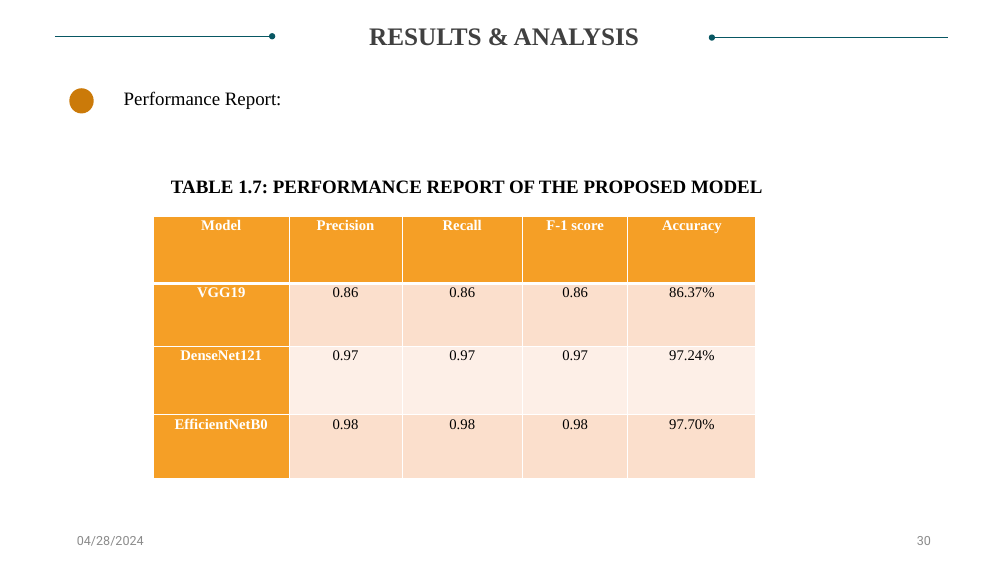
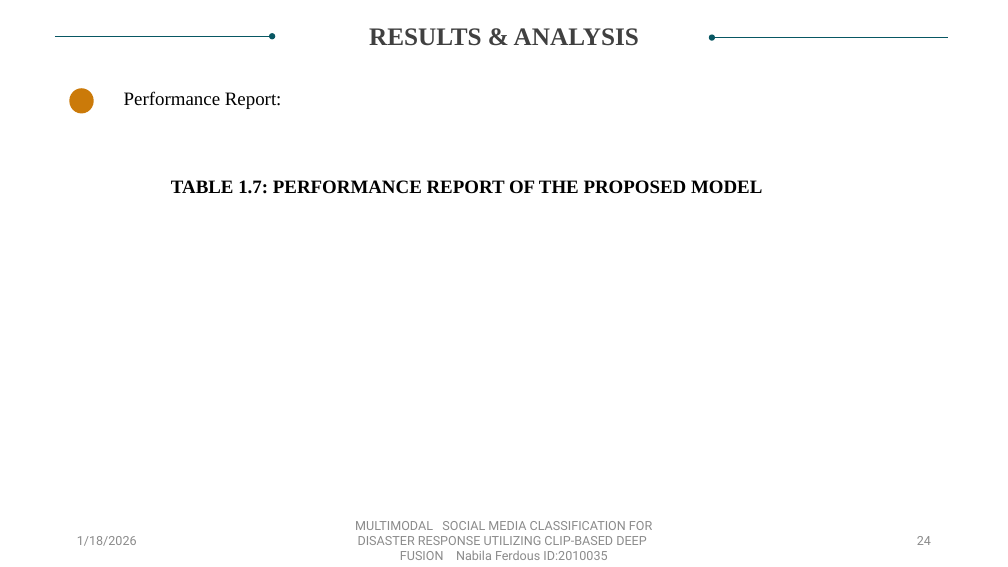
Before and after one commit to NabilaFerdousPrapty/LifeLine, a slide deck: slide 24 of proposal/2010035.pptx (slide 30 before the commit). Drawn at 1008x567 pixels with LibreOffice and Linux fonts; fonts in the diff are those of the drawing. Boxes give left, top, right and bottom in pixels: in the first picture for what was removed or moved away, otherwise in the second. Text is boxed around its words. In the diff, an @@ line names an element or a change of style, - is before the commit and + after.

```diff
--- a/proposal/2010035.pptx
+++ b/proposal/2010035.pptx
@@ table removed at (154, 216, 755, 479), 4 rows, 5 columns @@
-Model | Precision | Recall | F-1 score | Accuracy
-VGG19 | 0.86 | 0.86 | 0.86 | 86.37%
-DenseNet121 | 0.97 | 0.97 | 0.97 | 97.24%
-EfficientNetB0 | 0.98 | 0.98 | 0.98 | 97.70%
@@ text at (77, 536, 137, 546): text changed @@
-04/28/2024
+1/18/2026
@@ text added at (355, 521, 652, 560), 12 pt, text #8C8C8C @@
+MULTIMODAL SOCIAL MEDIA CLASSIFICATION FOR DISASTER RESPONSE UTILIZING CLIP-BASED DEEP FUSION Nabila Ferdous ID:2010035
@@ page number at (917, 536, 931, 545): text changed @@
-30
+24
```
Also in this commit, not shown: 22 other slides changed, 6 slides added, 13 slides removed.
